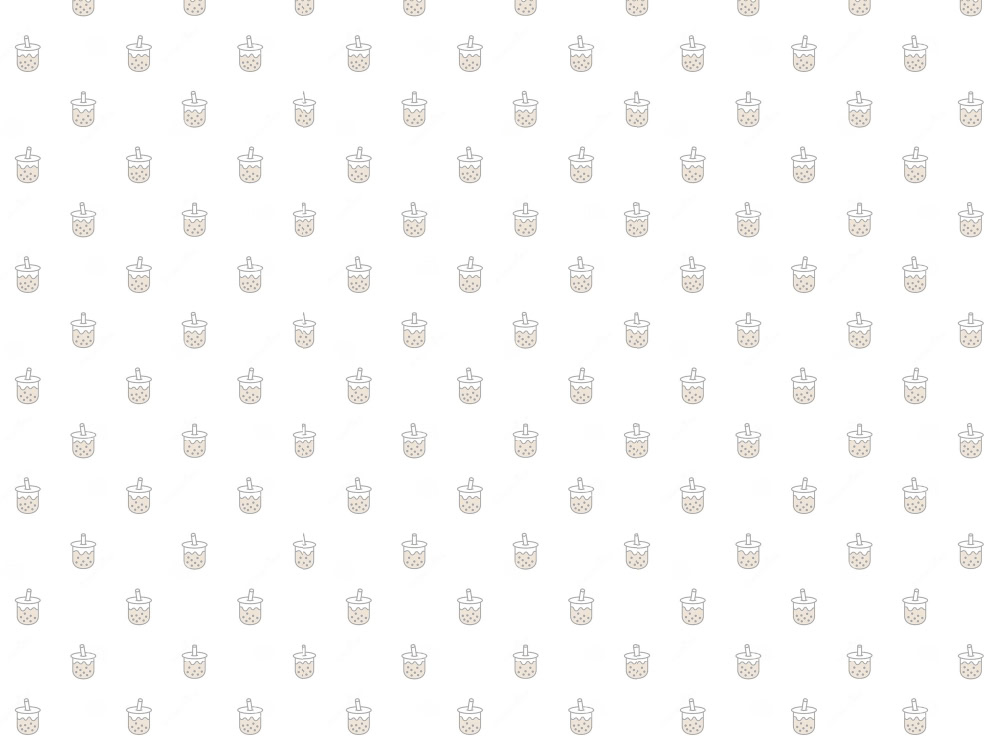
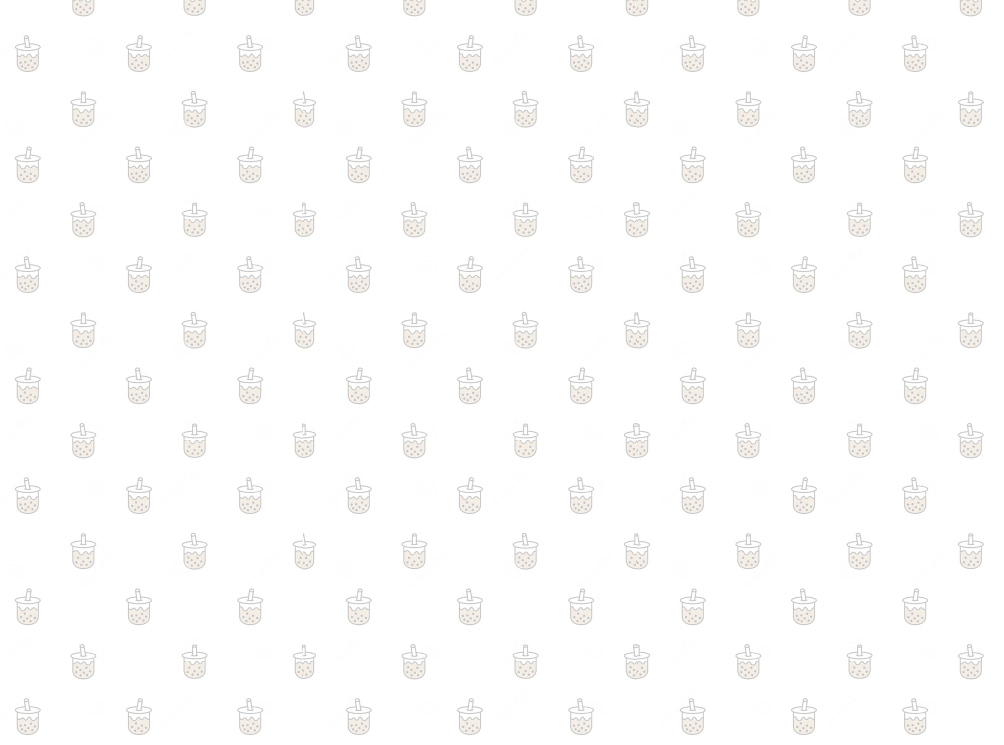
Comparing the layer stacks of the two 1004 x 745 images. Changes:
"Layer 0": opacity 37% → 24% over [14, 0, 984, 736]
